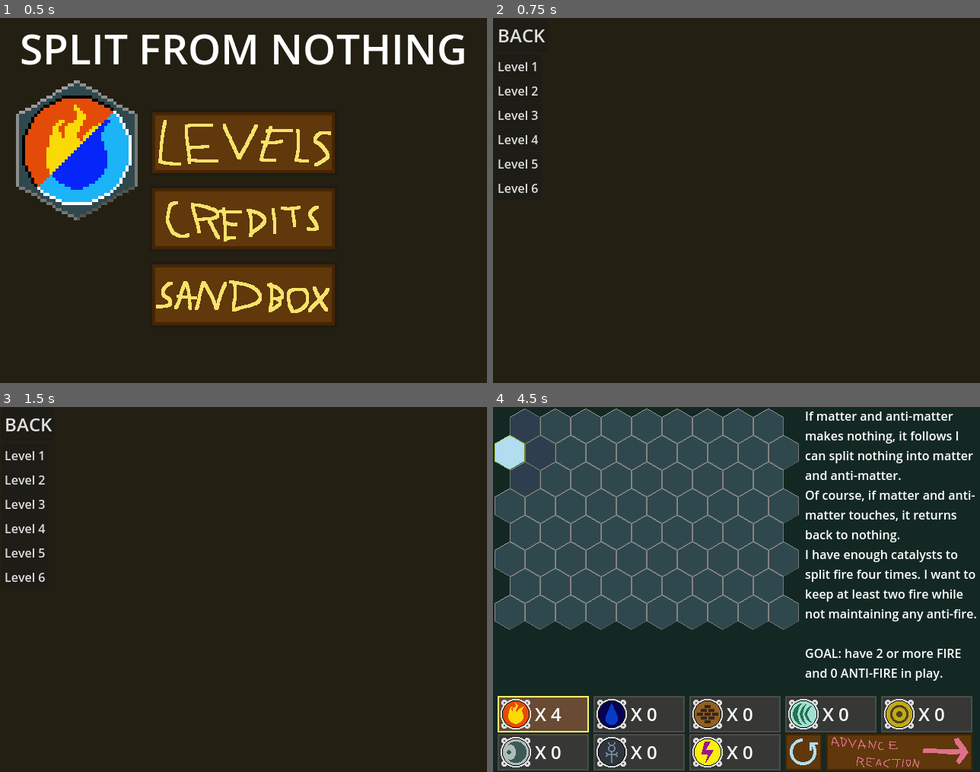
Above: before the commit, frames 1-4 (two rows, left to right).
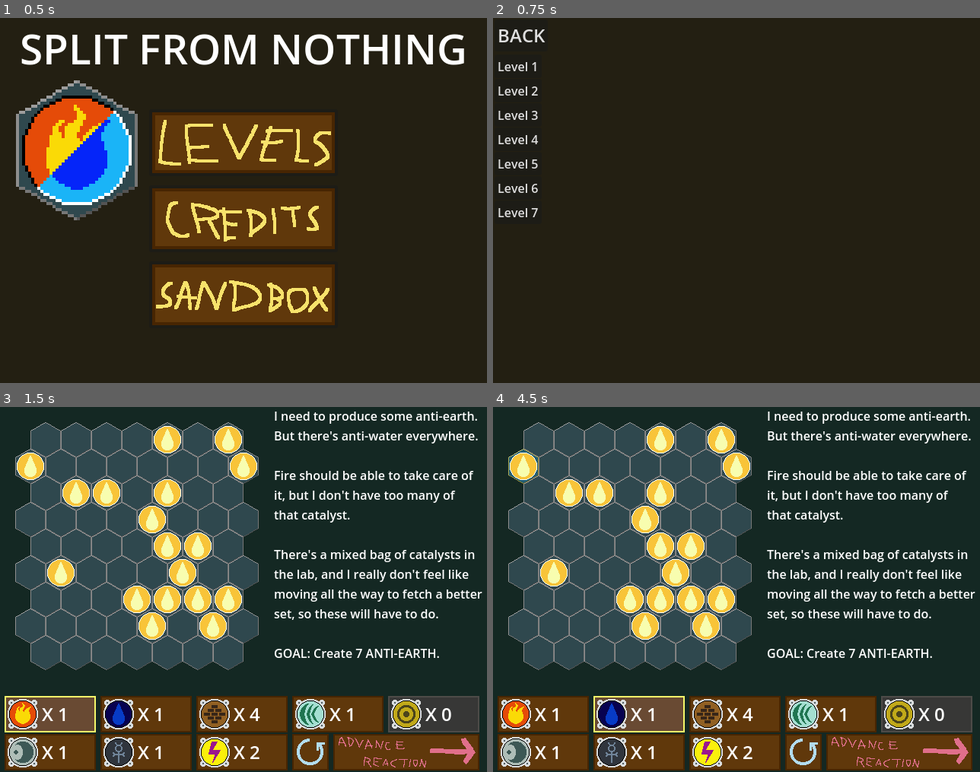
Above: after the commit, the same moments.

Repository: Invenblocker/split-from-nothing
Game: Godot game, scene res://main_menu.tscn
Same seed, same stepped clock (60 frames per second), same inputs: the game is played once before the commit and once after it.
Inputs (mouse positions are in pixels of both pictures, inside the frame that each line leads up to):
- Up to frame 1 (0.5 s): no input
- Up to frame 2 (0.75 s): click (736, 142) at 0.5 s
- Up to frame 3 (1.5 s): click (24, 600) at 1.25 s, where only the run after the commit has a clickable "Level 7"
- Up to frame 4 (4.5 s): click (517, 454) at 2 s, where only the run before the commit has a clickable "Level 1"; tap Enter at 2.75 s; move the mouse to (507, 407) at 2.77 s; hold E (CycleRight) 2.78-3.53 s; tap - (AddAntiMatter) at 2.85 s; click (507, 407) at 2.92 s; tap R (Restart) at 3.5, 4.25 s; move the mouse to (493, 436) at 3.52 s; hold Q (CycleLeft) 3.53-4.28 s; tap + (AddMatter) at 3.6 s; click (493, 436) at 3.67 s; move the mouse to (507, 461) at 4.27 s; hold E (CycleRight) from 4.28 s (still down); tap Space (Advance) at 4.35 s; click (507, 461) at 4.42 s

Frame 1 is identical in both runs. In frame 2, less than 0.1% of the frame differs, in the area x 1-10%, y 52-55%; in frame 3, 54%, in the area x 0-100%, y 1-100%; in frame 4, 39%.

Commit message:
Made Level 7

Diff:
--- /dev/null
+++ b/Levels/level_7.gd
@@ -0,0 +1,48 @@
+extends Node2D
+
+signal level_finished
+
+func _ready() -> void:
+	var tiles = %LevelScene.get_tile_map()
+	%LevelScene.add_element(7, 1, HexTile.elements.WATER, true)
+	%LevelScene.add_element(6, 0, HexTile.elements.WATER, true)
+	%LevelScene.add_element(4, 3, HexTile.elements.WATER, true)
+	%LevelScene.add_element(4, 2, HexTile.elements.WATER, true)
+	%LevelScene.add_element(6, 7, HexTile.elements.WATER, true)
+	%LevelScene.add_element(0, 1, HexTile.elements.WATER, true)
+	%LevelScene.add_element(5, 4, HexTile.elements.WATER, true)
+	%LevelScene.add_element(5, 5, HexTile.elements.WATER, true)
+	%LevelScene.add_element(5, 6, HexTile.elements.WATER, true)
+	%LevelScene.add_element(4, 4, HexTile.elements.WATER, true)
+	%LevelScene.add_element(4, 6, HexTile.elements.WATER, true)
+	%LevelScene.add_element(1, 5, HexTile.elements.WATER, true)
+	%LevelScene.add_element(4, 0, HexTile.elements.WATER, true)
+	%LevelScene.add_element(6, 0, HexTile.elements.WATER, true)
+	%LevelScene.add_element(4, 7, HexTile.elements.WATER, true)
+	%LevelScene.add_element(3, 6, HexTile.elements.WATER, true)
+	%LevelScene.add_element(6, 6, HexTile.elements.WATER, true)
+	%LevelScene.add_element(1, 2, HexTile.elements.WATER, true)
+	%LevelScene.add_element(2, 2, HexTile.elements.WATER, true)
+	%LevelScene.save_starting_state.emit()
+
+func _on_level_scene_post_step() -> void:
+	var anti_earth_count = 0
+	var tiles = %LevelScene.get_tile_map()
+	for row in tiles:
+		for tile in row:
+			if tile != null:
+				if (tile.element == HexTile.elements.EARTH) and tile.antimatter:
+					anti_earth_count += 1
+
+	if anti_earth_count >= 7:
+		%ObjectiveLabel.visible = false
+		%CompleteLabel.visible = true
+		level_finished.emit()
+
+func _physics_process(delta: float) -> void:
+	if Input.is_action_just_pressed("ui_cancel"):
+		get_tree().change_scene_to_file("res://level_select.tscn")
+
+
+func _on_timer_timeout() -> void:
+	%HintLabel.visible = true
--- /dev/null
+++ b/Levels/level_7.tscn
@@ -0,0 +1,67 @@
+[gd_scene load_steps=3 format=3 uid="uid://bbq4ek4ckbb3i"]
+
+[ext_resource type="Script" uid="uid://3h5rc5jaadjt" path="res://Levels/level_7.gd" id="1_3nw2h"]
+[ext_resource type="PackedScene" uid="uid://c5sa6rmj53x7v" path="res://level_scene.tscn" id="1_bh5jb"]
+
+[node name="Level7" type="Node2D"]
+script = ExtResource("1_3nw2h")
+
+[node name="LevelScene" parent="." instance=ExtResource("1_bh5jb")]
+unique_name_in_owner = true
+map_width = 8
+map_height = 9
+left = 20
+top = 20
+resources = Dictionary[int, int]({
+1: 1,
+2: 1,
+3: 4,
+4: 1,
+5: 0,
+6: 1,
+7: 1,
+8: 2
+})
+
+[node name="CanvasLayer" type="CanvasLayer" parent="."]
+
+[node name="ObjectiveLabel" type="Label" parent="CanvasLayer"]
+unique_name_in_owner = true
+offset_left = 360.0
+offset_right = 640.0
+offset_bottom = 380.0
+text = "I need to produce some anti-earth.
+But there's anti-water everywhere.
+
+Fire should be able to take care of
+it, but I don't have too many of
+that catalyst.
+
+There's a mixed bag of catalysts in
+the lab, and I really don't feel like
+moving all the way to fetch a better
+set, so these will have to do.
+
+GOAL: Create 7 ANTI-EARTH."
+metadata/_edit_use_anchors_ = true
+
+[node name="CompleteLabel" type="Label" parent="CanvasLayer"]
+unique_name_in_owner = true
+visible = false
+offset_left = 360.0
+offset_right = 640.0
+offset_bottom = 380.0
+text = "That should be enough anti-earth
+for now. Good to be done.
+
+I have many more experiments I
+want to run, but I seem to be
+running out of time.
+
+But I should have requisite reagents
+to set up something freestyle
+in my sandbox laboratory."
+metadata/_edit_use_anchors_ = true
+
+[connection signal="level_finished" from="." to="LevelScene" method="level_end"]
+[connection signal="post_step" from="LevelScene" to="." method="_on_level_scene_post_step"]
--- a/level_select.tscn
+++ b/level_select.tscn
@@ -62,6 +62,13 @@
 offset_bottom = 239.0
 text = "Level 6"
 
+[node name="Level7Button" type="Button" parent="CanvasLayer"]
+offset_left = 2.0
+offset_top = 240.0
+offset_right = 64.0
+offset_bottom = 271.0
+text = "Level 7"
+
 [connection signal="button_down" from="CanvasLayer/BackButton" to="." method="_on_back_button_button_down"]
 [connection signal="button_down" from="CanvasLayer/Level1Button" to="." method="level_button" binds= [1]]
 [connection signal="button_down" from="CanvasLayer/Level2Button" to="." method="level_button" binds= [2]]
@@ -69,3 +76,4 @@
 [connection signal="button_down" from="CanvasLayer/Level4Button" to="." method="level_button" binds= [4]]
 [connection signal="button_down" from="CanvasLayer/Level5Button" to="." method="level_button" binds= [5]]
 [connection signal="button_down" from="CanvasLayer/Level6Button" to="." method="level_button" binds= [6]]
+[connection signal="button_down" from="CanvasLayer/Level7Button" to="." method="level_button" binds= [7]]
Not shown, added: Levels/level_7.gd.uid
Not shown, changed: Graphics/Advance.pyxel
Not shown, changed: Graphics/BackToLevels.pyxel
Not shown, changed: Pyxel/ElementButtons.pyxel
Not shown, changed: Pyxel/MenuButtons.pyxel
Not shown, changed: SplitFromNothing/WebBuild/Split From Nothing.zip
Not shown, changed: SplitFromNothing/WebBuild/index.html
Not shown, changed: SplitFromNothing/WebBuild/index.pck
Not shown, changed: SplitFromNothing/WindowsBuild/Split From Nothing WinBuild.zip
Not shown, changed: SplitFromNothing/WindowsBuild/Split From Nothing.console.exe
Not shown, changed: SplitFromNothing/WindowsBuild/Split From Nothing.exe
Not shown, changed: SplitFromNothing/WindowsBuild/Split From Nothing.pck
